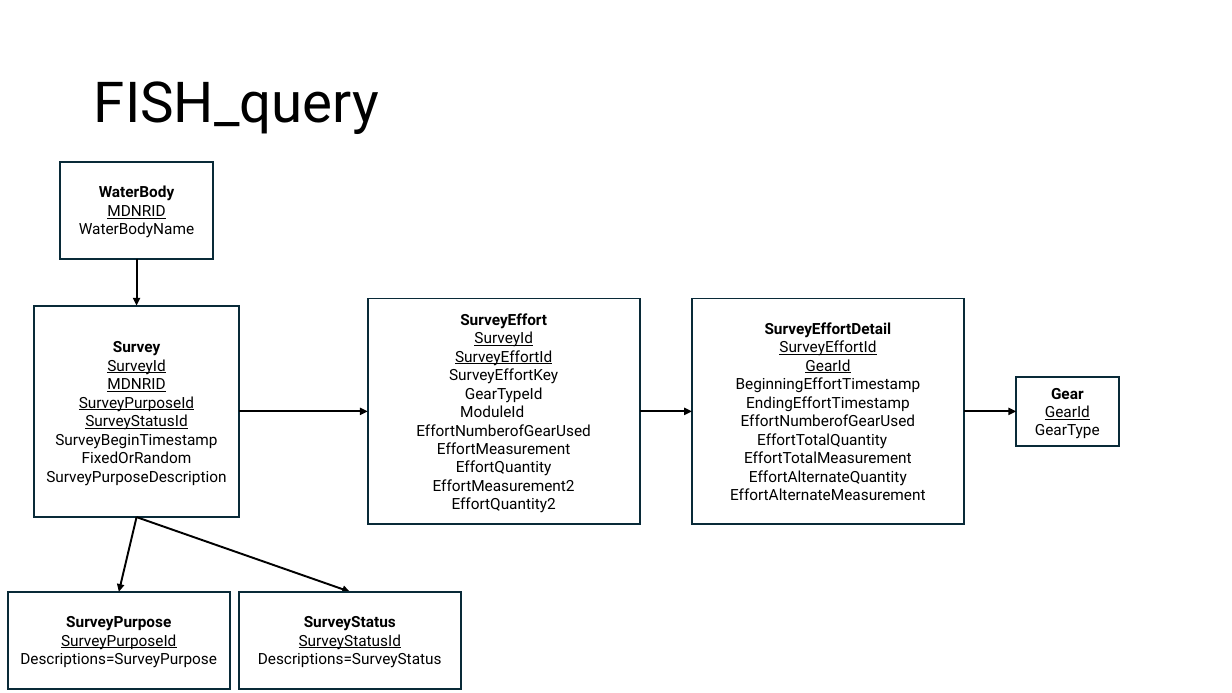
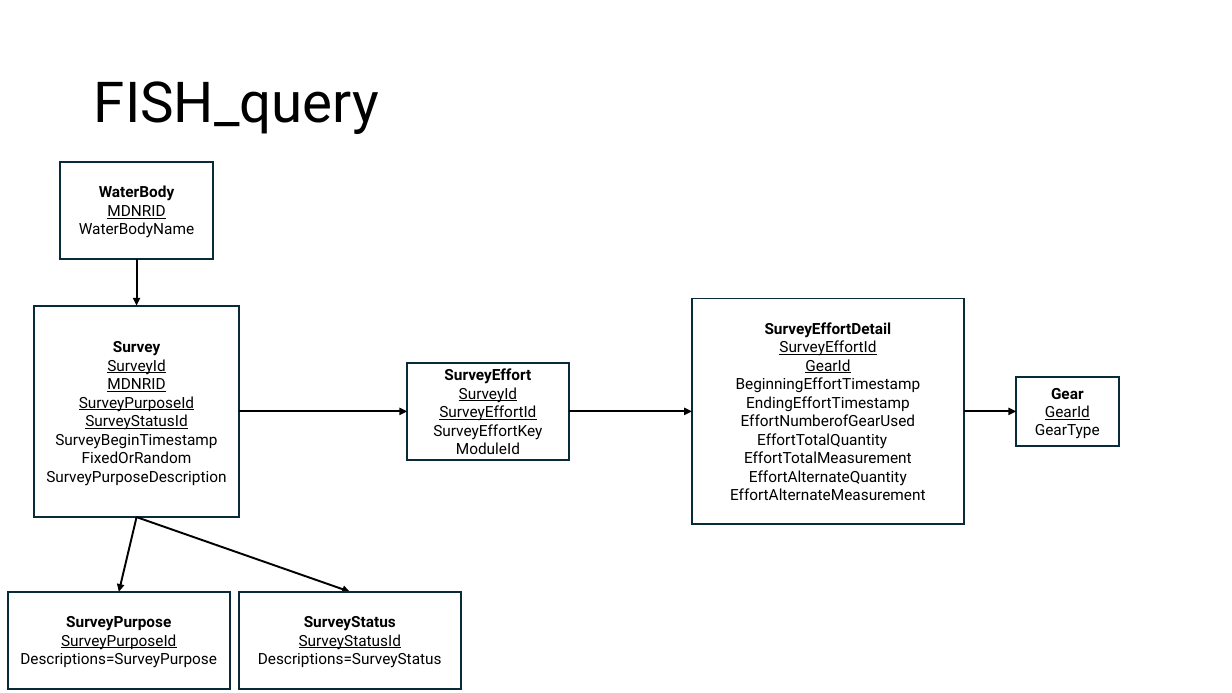
Before and after one commit to DNRFISH/MFA, a slide deck: slide 2 of dev/MFA_table_joins.pptx. Drawn at 1232x693 pixels with LibreOffice and Linux fonts; fonts in the diff are those of the drawing. Boxes give left, top, right and bottom in pixels: in the first picture for what was removed or moved away, otherwise in the second. Text is boxed around its words. In the diff, an @@ line names an element or a change of style, - is before the commit and + after.

Commit message:
updated catchByEffort and catch_table_summary

```diff
--- a/dev/MFA_table_joins.pptx
+++ b/dev/MFA_table_joins.pptx
@@ rectangle "SurveyEffort": place and size @@
-rectangle "SurveyEffort" at (368,299,640,524)
+rectangle "SurveyEffort" at (408,363,569,460)
@@ arrow moved from (238, 411) - (368, 411) to (238, 411) - (408, 411) @@
@@ arrow moved from (640, 411) - (692, 411) to (569, 411) - (692, 411) @@
@@ text in rectangle at (456,442,520,454): text changed @@
-GearTypeId
-ModuleId EffortNumberofGearUsed
-EffortMeasurement
-EffortQuantity
-EffortMeasurement2
-EffortQuantity2
+ModuleId
```
Also in this commit, not shown: 2 other slides changed, 1 slide added, 1 slide removed.
